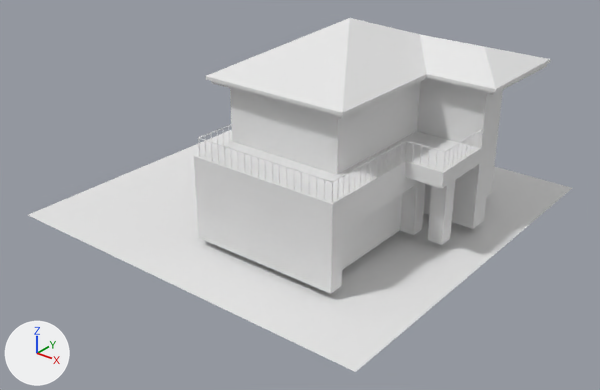
Renders of the OBJ model res/models/house.obj from each side of a commit.
One viewpoint serves both versions: a 50 mm lens placed at (11.85, -15.18, 9.5), pointed at (0.37, -0.84, 0.6). The lights are fixed; the arrows at lower left show +X, +Y and +Z. The picture after the commit comes second. Where no turn or scale is listed for an object, it has been applied to the vertices.

The first picture shows 'House', 'Plane' and 8 more.
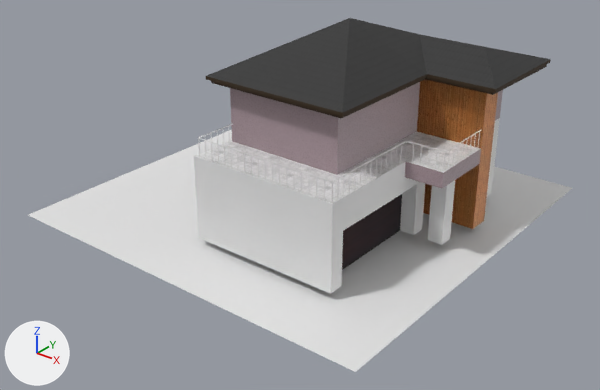
Where the change shows, as pixel boxes (x1, y1, x2, y2) in the pictures (600 x 390 px):
'House', surface changed (white to grey)
    both: (194, 18, 551, 288)

Patch to the scene script:
```diff
--- a/res/models/house.obj.py
+++ b/res/models/house.obj.py
@@ img_eggshellpaintbasecolor_jpg_001 @@
+img_eggshellpaintbasecolor_jpg_001 = load_image('eggshellPaintBaseColor.jpg.001', '../textures/EggshellPaint/eggshellPaintBaseColor.jpg', 1024, 1024, 'sRGB')
@@ img_eggshellpaintbasecolor_jpg @@
+img_eggshellpaintbasecolor_jpg = load_image('eggshellPaintBaseColor.jpg', '../textures/EggshellPaint/eggshellPaintBaseColor.jpg', 1024, 1024, 'sRGB')
@@ img_roofbasecolor_jpg @@
+img_roofbasecolor_jpg = load_image('roofBaseColor.jpg', '../textures/Roof/roofBaseColor.jpg', 2048, 2048, 'sRGB')
@@ img_garagedoorbasecolor_png @@
+img_garagedoorbasecolor_png = load_image('garageDoorBaseColor.png', '../textures/GarageDoor/garageDoorBaseColor.png', 1017, 467, 'sRGB')
@@ img_woodbasecolor_jpg @@
+img_woodbasecolor_jpg = load_image('woodBaseColor.jpg', '../textures/Wood/woodBaseColor.jpg', 2048, 2048, 'sRGB')
@@ img_walnutbasecolor_jpg @@
+img_walnutbasecolor_jpg = load_image('walnutBaseColor.jpg', '../textures/Walnut/walnutBaseColor.jpg', 2048, 2048, 'sRGB')
@@ mat_walnut_wood @@
 mat_walnut_wood = principled_material('Walnut_Wood')
-mat_walnut_wood.base_color = (0.8, 0.8, 0.8)  # white #e7e7e7
-mat_walnut_wood.roughness = 1.0
+mat_walnut_wood.texture = img_walnutbasecolor_jpg
+mat_walnut_wood.roughness = 0.767
@@ mat_wood @@
 mat_wood = principled_material('Wood')
-mat_wood.base_color = (0.8, 0.8, 0.8)  # white #e7e7e7
-mat_wood.roughness = 1.0
+mat_wood.texture = img_woodbasecolor_jpg
+mat_wood.metallic = 0.373
@@ mat_garage_door @@
 mat_garage_door = principled_material('Garage_Door')
-mat_garage_door.base_color = (0.8, 0.8, 0.8)  # white #e7e7e7
-mat_garage_door.roughness = 1.0
+mat_garage_door.texture = img_garagedoorbasecolor_png
+mat_garage_door.roughness = 0.909
@@ mat_metal_roof @@
 mat_metal_roof = principled_material('Metal_Roof')
-mat_metal_roof.base_color = (0.8, 0.8, 0.8)  # white #e7e7e7
-mat_metal_roof.roughness = 1.0
+mat_metal_roof.texture = img_roofbasecolor_jpg
@@ mat_gray_paint @@
 mat_gray_paint = principled_material('Gray_Paint')
-mat_gray_paint.base_color = (0.8, 0.8, 0.8)  # white #e7e7e7
-mat_gray_paint.roughness = 1.0
+mat_gray_paint.texture = img_eggshellpaintbasecolor_jpg
@@ mat_eggshell_paint @@
 mat_eggshell_paint = principled_material('Eggshell_Paint')
-mat_eggshell_paint.base_color = (0.8, 0.8, 0.8)  # white #e7e7e7
-mat_eggshell_paint.roughness = 1.0
+mat_eggshell_paint.texture = img_eggshellpaintbasecolor_jpg_001
```
